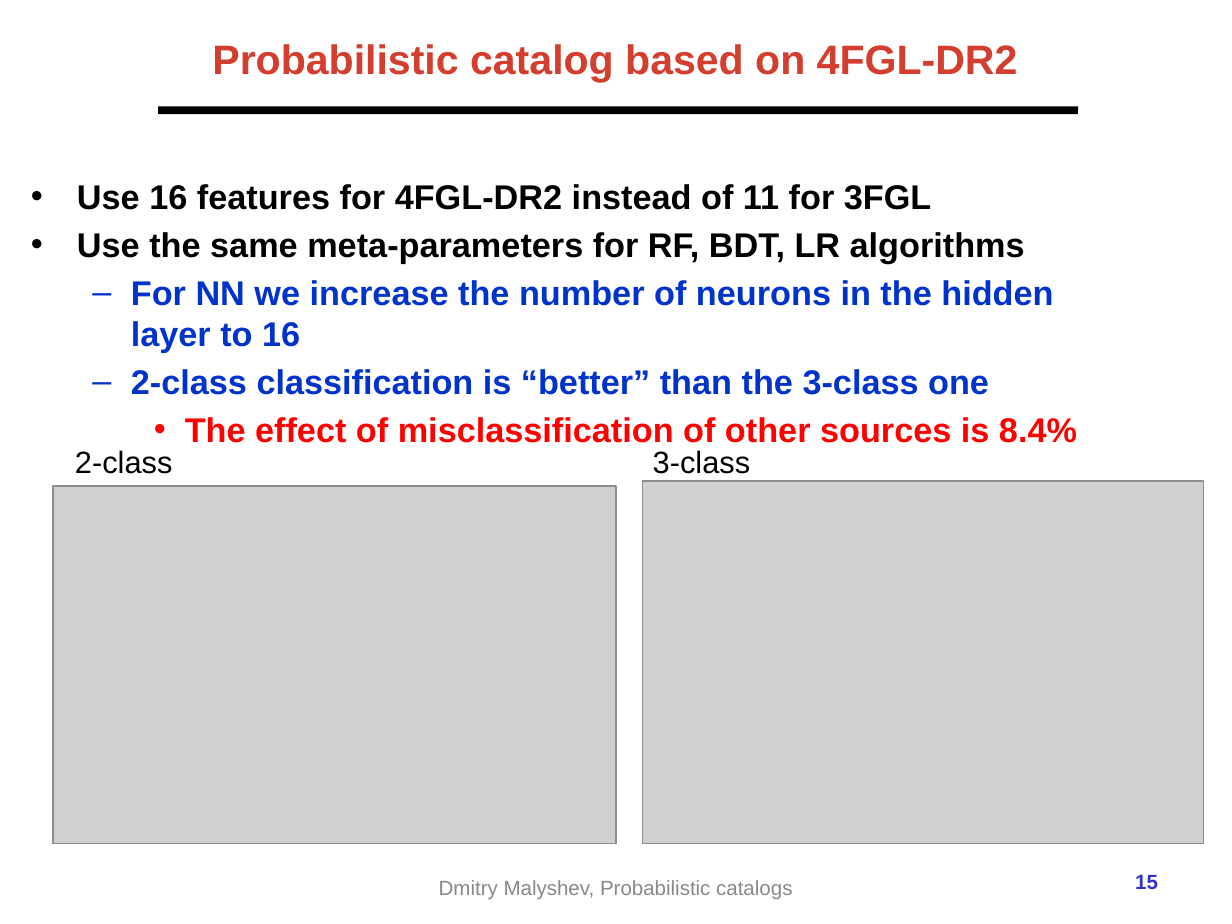
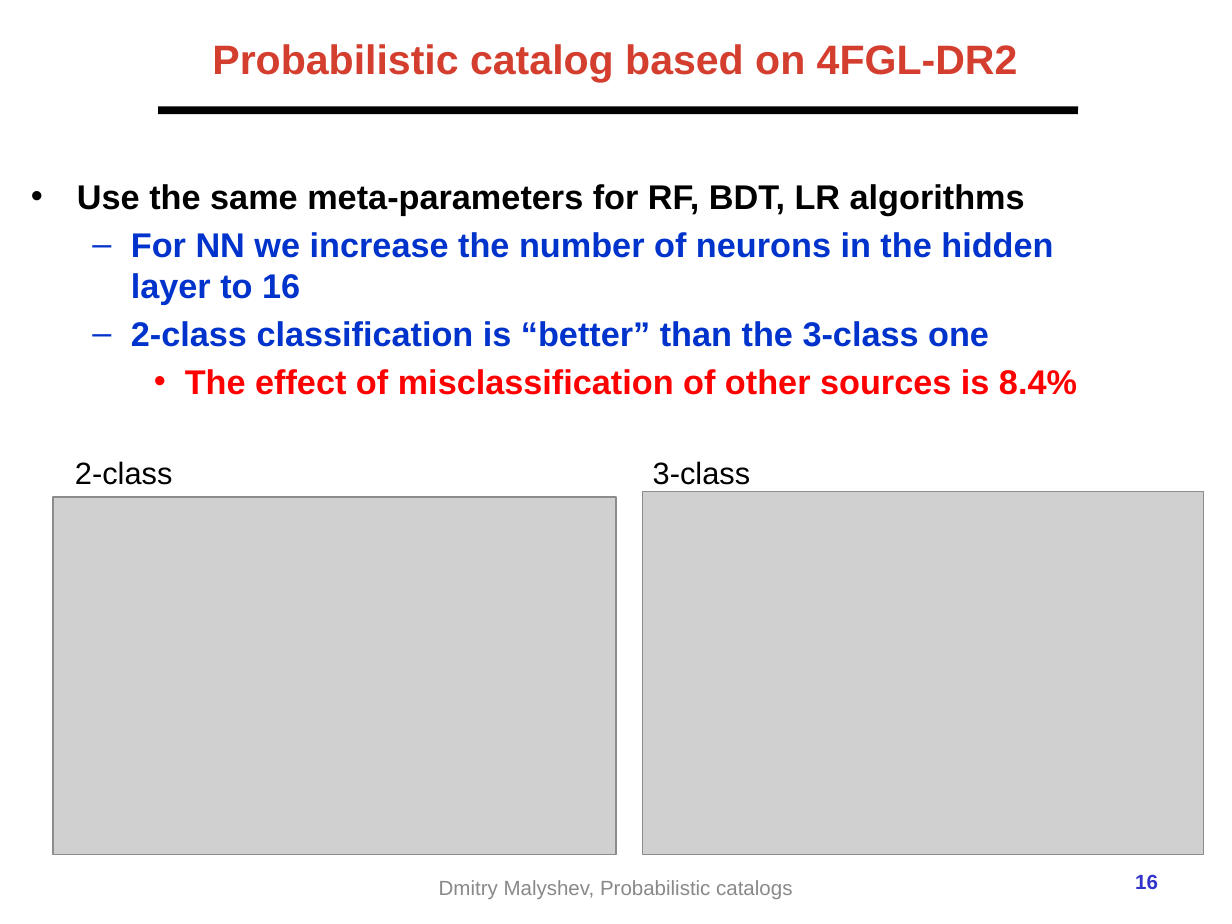
Before and after one commit to aakashbhat/Fermi-LAT, a slide deck: slide 16 of presentations/2021-02-Fermi_prob_catalog_ECAP_ML.pptx (slide 15 before the commit). Drawn at 1232x924 pixels with LibreOffice and Linux fonts; fonts in the diff are those of the drawing; grey boxes stand for pictures; background and template pictures are left out. Boxes give left, top, right and bottom in pixels: in the first picture for what was removed or moved away, otherwise in the second. Text is boxed around its words. In the diff, an @@ line names an element or a change of style, - is before the commit and + after.

Commit message:
1. Presentation updated 2. Table moved to BDT + Appendix table 3. New    catas

```diff
--- a/presentations/2021-02-Fermi_prob_catalog_ECAP_ML.pptx
+++ b/presentations/2021-02-Fermi_prob_catalog_ECAP_ML.pptx
@@ text at bbox=[77, 184, 932, 210]: paragraph removed @@
-• Use 16 features for 4FGL-DR2 instead of 11 for 3FGL
@@ 2 pictures, 2 texts: place and size @@
-2 pictures, 2 texts at bbox=[53, 450, 1204, 844]
+2 pictures, 2 texts at bbox=[53, 461, 1204, 854]
@@ page number at bbox=[1135, 874, 1158, 889]: text changed @@
-15
+16
```
Also in this commit, not shown: 13 other slides changed, 26 other files.
